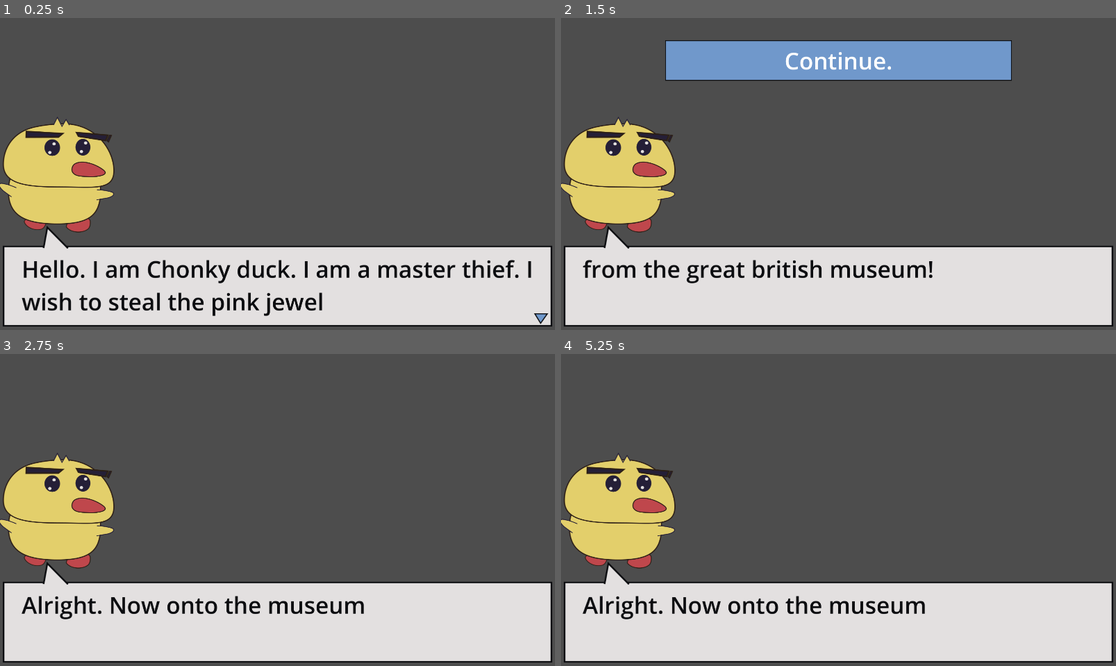
Above: before the commit, frames 1-4 (two rows, left to right).
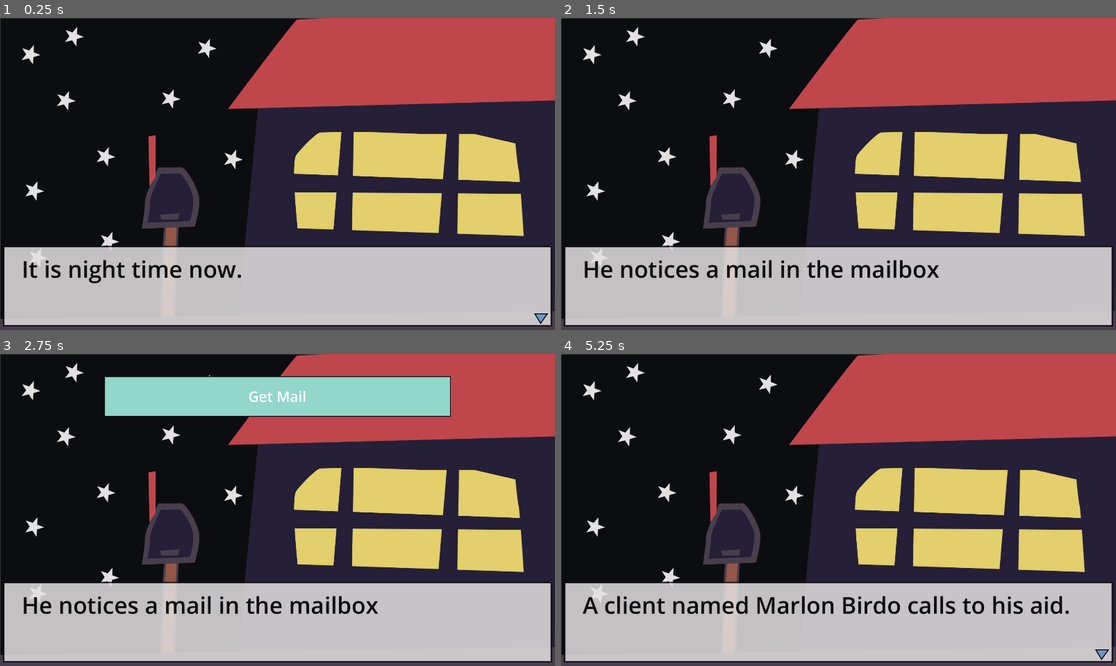
Above: after the commit, the same moments.

Repository: mathew-tran/chonkyduck2025
Game: Godot game, scene res://Scenes/Main.tscn
The game is run twice, just before and just after one commit, with the same random seed, the same clock (stepped at 60 frames per second) and the same inputs.
Inputs (mouse positions are in pixels of both pictures, inside the frame that each line leads up to):
- Up to frame 1 (0.25 s): no input
- Up to frame 2 (1.5 s): tap Enter at 0.5 s; move the mouse to (960, 158) at 0.52 s; press the mouse at (960, 158) at 0.53 s; tap Space at 1.25 s; move the mouse to (727, 189) at 1.27 s; release the mouse at (727, 189) at 1.28 s; click (727, 189) at 1.35 s
- Up to frame 3 (2.75 s): click (277, 397) at 2 s, where only the run before the commit has a clickable "Continue."
- Up to frame 4 (5.25 s): click (838, 397) at 2.75 s, where only the run after the commit has a clickable "Get Mail"; tap Enter at 3.5 s; move the mouse to (894, 441) at 3.52 s; press the mouse at (894, 441) at 3.53 s; release the mouse at (894, 441) at 4.25 s; click (838, 397) at 4.25 s, where only the run after the commit has a clickable "Read it."; tap Space at 5 s; move the mouse to (810, 572) at 5.02 s; click (810, 572) at 5.1 s

The runs differ from the first frame. In frame 1, 92% of the frame differs, in the area x 0-100%, y 0-97%; in frame 2, 92%; in frame 3, 93%; in frame 4, 93%, in the area x 0-100%, y 0-99%.

Commit message:
add content to the game, update script

Diff:
--- a/Content/DialogueData.gd
+++ b/Content/DialogueData.gd
@@ -4,7 +4,10 @@
 
 @export var bIsPlayer = false
 @export var SpeakerRef : SpeakerData
-@export var DialogueToSay = ""
+@export_multiline var DialogueToSay = ""
+
+@export var Background : Texture2D
+@export var ObjectOfInterest : Texture2D
 
 @export var Action1 : ActionData
 @export var Action2 : ActionData
--- a/Content/Dialogues/Act1/Act1Part1Dialogue.tres
+++ /dev/null
@@ -1,18 +0,0 @@
-[gd_resource type="Resource" script_class="DialogueData" load_steps=5 format=3 uid="uid://bkt1g0vxv3qnl"]
-
-[ext_resource type="Script" uid="uid://bqt4k86x2hw2v" path="res://Content/DialogueData.gd" id="1_3q6d3"]
-[ext_resource type="Resource" uid="uid://beaxua8y03nvg" path="res://Content/Dialogues/Act1/Act1Part1Dialogue2.tres" id="1_tcu5k"]
-[ext_resource type="Script" uid="uid://c7xkm80tcrsro" path="res://Content/ActionData.gd" id="2_7eug0"]
-
-[sub_resource type="Resource" id="Resource_2u8nd"]
-script = ExtResource("2_7eug0")
-ActionName = "Continue."
-DialogueRef = ExtResource("1_tcu5k")
-metadata/_custom_type_script = "uid://c7xkm80tcrsro"
-
-[resource]
-script = ExtResource("1_3q6d3")
-bIsPlayer = true
-DialogueToSay = "Hello. I am Chonky duck. I am a master thief. I wish to steal the pink jewel from the great british museum!"
-Action1 = SubResource("Resource_2u8nd")
-metadata/_custom_type_script = "uid://bqt4k86x2hw2v"
--- a/Content/Dialogues/Act1/Act1Part1Dialogue2.tres
+++ /dev/null
@@ -1,9 +0,0 @@
-[gd_resource type="Resource" script_class="DialogueData" load_steps=2 format=3 uid="uid://beaxua8y03nvg"]
-
-[ext_resource type="Script" uid="uid://bqt4k86x2hw2v" path="res://Content/DialogueData.gd" id="2_7hvit"]
-
-[resource]
-script = ExtResource("2_7hvit")
-bIsPlayer = true
-DialogueToSay = "Alright. Now onto the museum"
-metadata/_custom_type_script = "uid://bqt4k86x2hw2v"
--- /dev/null
+++ b/Content/Dialogues/Act1/Act1Part1DialoguePart1.tres
@@ -0,0 +1,22 @@
+[gd_resource type="Resource" script_class="DialogueData" load_steps=6 format=3 uid="uid://bkt1g0vxv3qnl"]
+
+[ext_resource type="Resource" uid="uid://b07vytj0lvw4k" path="res://Content/Dialogues/Act1/Act1Part1DialoguePart2GetMail.tres" id="1_wuj17"]
+[ext_resource type="Script" uid="uid://c7xkm80tcrsro" path="res://Content/ActionData.gd" id="2_p6gm5"]
+[ext_resource type="Texture2D" uid="uid://cunkfsmqgno7b" path="res://Art/Backgrounds/HouseAtNight.png" id="3_fs658"]
+[ext_resource type="Script" uid="uid://bqt4k86x2hw2v" path="res://Content/DialogueData.gd" id="4_hjwvv"]
+
+[sub_resource type="Resource" id="Resource_2u8nd"]
+script = ExtResource("2_p6gm5")
+ActionName = "Get Mail"
+DialogueRef = ExtResource("1_wuj17")
+metadata/_custom_type_script = "uid://c7xkm80tcrsro"
+
+[resource]
+script = ExtResource("4_hjwvv")
+bIsPlayer = false
+DialogueToSay = "It is night time now.
+Jack Feathers comes back to his home.
+He notices a mail in the mailbox"
+Background = ExtResource("3_fs658")
+Action1 = SubResource("Resource_2u8nd")
+metadata/_custom_type_script = "uid://bqt4k86x2hw2v"
--- /dev/null
+++ b/Content/Dialogues/Act1/Act1Part1DialoguePart2GetMail.tres
@@ -0,0 +1,22 @@
+[gd_resource type="Resource" script_class="DialogueData" load_steps=7 format=3 uid="uid://b07vytj0lvw4k"]
+
+[ext_resource type="Resource" uid="uid://c022xta6t7aox" path="res://Content/Dialogues/Act1/Act1Part1DialoguePart3ReadMail.tres" id="1_gphqd"]
+[ext_resource type="Script" uid="uid://c7xkm80tcrsro" path="res://Content/ActionData.gd" id="1_xi4jw"]
+[ext_resource type="Texture2D" uid="uid://cunkfsmqgno7b" path="res://Art/Backgrounds/HouseAtNight.png" id="2_gphqd"]
+[ext_resource type="Script" uid="uid://bqt4k86x2hw2v" path="res://Content/DialogueData.gd" id="3_nkeoi"]
+[ext_resource type="Texture2D" uid="uid://34hceqcyprr8" path="res://Art/Items/Files.png" id="4_nkeoi"]
+
+[sub_resource type="Resource" id="Resource_2u8nd"]
+script = ExtResource("1_xi4jw")
+ActionName = "Read it."
+DialogueRef = ExtResource("1_gphqd")
+metadata/_custom_type_script = "uid://c7xkm80tcrsro"
+
+[resource]
+script = ExtResource("3_nkeoi")
+bIsPlayer = true
+DialogueToSay = "What's this?"
+Background = ExtResource("2_gphqd")
+ObjectOfInterest = ExtResource("4_nkeoi")
+Action1 = SubResource("Resource_2u8nd")
+metadata/_custom_type_script = "uid://bqt4k86x2hw2v"
--- /dev/null
+++ b/Content/Dialogues/Act1/Act1Part1DialoguePart3ReadMail.tres
@@ -0,0 +1,25 @@
+[gd_resource type="Resource" script_class="DialogueData" load_steps=6 format=3 uid="uid://c022xta6t7aox"]
+
+[ext_resource type="Resource" uid="uid://buptvvg55js2" path="res://Content/Dialogues/Act1/Act1Part1DialoguePart4Continue.tres" id="1_iyfc0"]
+[ext_resource type="Script" uid="uid://c7xkm80tcrsro" path="res://Content/ActionData.gd" id="1_oc5kd"]
+[ext_resource type="Texture2D" uid="uid://cunkfsmqgno7b" path="res://Art/Backgrounds/HouseAtNight.png" id="2_iyfc0"]
+[ext_resource type="Script" uid="uid://bqt4k86x2hw2v" path="res://Content/DialogueData.gd" id="3_xnieb"]
+
+[sub_resource type="Resource" id="Resource_2u8nd"]
+script = ExtResource("1_oc5kd")
+ActionName = "Finish Reading."
+DialogueRef = ExtResource("1_iyfc0")
+metadata/_custom_type_script = "uid://c7xkm80tcrsro"
+
+[resource]
+script = ExtResource("3_xnieb")
+bIsPlayer = false
+DialogueToSay = "Jack Feathers begins to read the mail.
+A client named Marlon Birdo calls to his aid.
+There is an extremely rare gem called \"Eternal Youth\" that was previously owned by his family and is now on exhibit at the museum.
+Marlon Birdo is asking for Jack Feathers to help him.
+Marlon is providing a large sum of money. To return the gem. So much that Jack can't refuse.
+"
+Background = ExtResource("2_iyfc0")
+Action1 = SubResource("Resource_2u8nd")
+metadata/_custom_type_script = "uid://bqt4k86x2hw2v"
--- /dev/null
+++ b/Content/Dialogues/Act1/Act1Part1DialoguePart4Continue.tres
@@ -0,0 +1,22 @@
+[gd_resource type="Resource" script_class="DialogueData" load_steps=6 format=3 uid="uid://buptvvg55js2"]
+
+[ext_resource type="Script" uid="uid://c7xkm80tcrsro" path="res://Content/ActionData.gd" id="1_772lg"]
+[ext_resource type="Resource" uid="uid://b6lo503u33486" path="res://Content/Dialogues/Act2/Act2Part1DialoguePart1.tres" id="1_b3ken"]
+[ext_resource type="Texture2D" uid="uid://cunkfsmqgno7b" path="res://Art/Backgrounds/HouseAtNight.png" id="2_b3ken"]
+[ext_resource type="Script" uid="uid://bqt4k86x2hw2v" path="res://Content/DialogueData.gd" id="3_bsegi"]
+
+[sub_resource type="Resource" id="Resource_2u8nd"]
+script = ExtResource("1_772lg")
+ActionName = "Go to Sleep."
+DialogueRef = ExtResource("1_b3ken")
+metadata/_custom_type_script = "uid://c7xkm80tcrsro"
+
+[resource]
+script = ExtResource("3_bsegi")
+bIsPlayer = true
+DialogueToSay = "Well, I guess I'll be checking out the
+Robertsonian National Museum of History tommorow.
+This should be easy. Just need to case the place, then do the deed!"
+Background = ExtResource("2_b3ken")
+Action1 = SubResource("Resource_2u8nd")
+metadata/_custom_type_script = "uid://bqt4k86x2hw2v"
--- /dev/null
+++ b/Content/Dialogues/Act2/Act2Part1DialoguePart1.tres
@@ -0,0 +1,22 @@
+[gd_resource type="Resource" script_class="DialogueData" load_steps=6 format=3 uid="uid://b6lo503u33486"]
+
+[ext_resource type="Script" uid="uid://bqt4k86x2hw2v" path="res://Content/DialogueData.gd" id="1_ln04a"]
+[ext_resource type="Script" uid="uid://c7xkm80tcrsro" path="res://Content/ActionData.gd" id="1_rmraw"]
+[ext_resource type="Texture2D" uid="uid://bi68jf8ih6f4u" path="res://Art/Backgrounds/MuseumFront.png" id="1_v1oo3"]
+[ext_resource type="Resource" uid="uid://7ce7h0kv1kfy" path="res://Content/Dialogues/Act2/Act2Part1DialoguePart2.tres" id="1_yvgy7"]
+
+[sub_resource type="Resource" id="Resource_yvgy7"]
+script = ExtResource("1_rmraw")
+ActionName = "Talk to Clerk"
+DialogueRef = ExtResource("1_yvgy7")
+metadata/_custom_type_script = "uid://c7xkm80tcrsro"
+
+[resource]
+script = ExtResource("1_ln04a")
+bIsPlayer = false
+DialogueToSay = "It is early morning.
+Jack Feathers enters the Robertsonian National Museum of History.
+He sees a clerk at the desk and moves forward."
+Background = ExtResource("1_v1oo3")
+Action1 = SubResource("Resource_yvgy7")
+metadata/_custom_type_script = "uid://bqt4k86x2hw2v"
--- /dev/null
+++ b/Content/Dialogues/Act2/Act2Part1DialoguePart2.tres
@@ -0,0 +1,31 @@
+[gd_resource type="Resource" script_class="DialogueData" load_steps=9 format=3 uid="uid://7ce7h0kv1kfy"]
+
+[ext_resource type="Script" uid="uid://c7xkm80tcrsro" path="res://Content/ActionData.gd" id="1_qe4tg"]
+[ext_resource type="Resource" uid="uid://dptqgrwi6qyb5" path="res://Content/Dialogues/Act2/Act2Part1DialoguePart2a.tres" id="1_yrpvp"]
+[ext_resource type="Texture2D" uid="uid://bi68jf8ih6f4u" path="res://Art/Backgrounds/MuseumFront.png" id="2_cqjc4"]
+[ext_resource type="Script" uid="uid://bqt4k86x2hw2v" path="res://Content/DialogueData.gd" id="3_81ob6"]
+[ext_resource type="Resource" uid="uid://bftlgdtjcykj" path="res://Content/Speakers/SpeakerOlivia.tres" id="3_cqjc4"]
+[ext_resource type="Resource" uid="uid://b44f5y0u5qkf4" path="res://Content/Dialogues/Act2/Act2Part1DialoguePart2b.tres" id="3_t3232"]
+
+[sub_resource type="Resource" id="Resource_yvgy7"]
+script = ExtResource("1_qe4tg")
+ActionName = "Yes"
+DialogueRef = ExtResource("1_yrpvp")
+metadata/_custom_type_script = "uid://c7xkm80tcrsro"
+
+[sub_resource type="Resource" id="Resource_bg2sk"]
+script = ExtResource("1_qe4tg")
+ActionName = "Can you tell me more about the diamond?"
+DialogueRef = ExtResource("3_t3232")
+metadata/_custom_type_script = "uid://c7xkm80tcrsro"
+
+[resource]
+script = ExtResource("3_81ob6")
+bIsPlayer = false
+SpeakerRef = ExtResource("3_cqjc4")
+DialogueToSay = "Hello there! Welcome to the Robertsonian National Museum of History!
+Have you come to see this magnificent pink diamond called \"Eternal Youth\"? Everyone has been coming to see it!"
+Background = ExtResource("2_cqjc4")
+Action1 = SubResource("Resource_yvgy7")
+Action2 = SubResource("Resource_bg2sk")
+metadata/_custom_type_script = "uid://bqt4k86x2hw2v"
--- /dev/null
+++ b/Content/Dialogues/Act2/Act2Part1DialoguePart2a.tres
@@ -0,0 +1,21 @@
+[gd_resource type="Resource" script_class="DialogueData" load_steps=6 format=3 uid="uid://dptqgrwi6qyb5"]
+
+[ext_resource type="Script" uid="uid://c7xkm80tcrsro" path="res://Content/ActionData.gd" id="1_31518"]
+[ext_resource type="Texture2D" uid="uid://bi68jf8ih6f4u" path="res://Art/Backgrounds/MuseumFront.png" id="2_miesg"]
+[ext_resource type="Resource" uid="uid://bftlgdtjcykj" path="res://Content/Speakers/SpeakerOlivia.tres" id="3_vp1e2"]
+[ext_resource type="Script" uid="uid://bqt4k86x2hw2v" path="res://Content/DialogueData.gd" id="4_7okyh"]
+
+[sub_resource type="Resource" id="Resource_yvgy7"]
+script = ExtResource("1_31518")
+ActionName = "Name"
+metadata/_custom_type_script = "uid://c7xkm80tcrsro"
+
+[resource]
+script = ExtResource("4_7okyh")
+bIsPlayer = false
+SpeakerRef = ExtResource("3_vp1e2")
+DialogueToSay = "Well, come on in! It's early in the morning, so there won't be many people around.
+It'll be a good time to just see it without the noise of the crowd and people bumping into each other!"
+Background = ExtResource("2_miesg")
+Action1 = SubResource("Resource_yvgy7")
+metadata/_custom_type_script = "uid://bqt4k86x2hw2v"
--- /dev/null
+++ b/Content/Dialogues/Act2/Act2Part1DialoguePart2b.tres
@@ -0,0 +1,27 @@
+[gd_resource type="Resource" script_class="DialogueData" load_steps=6 format=3 uid="uid://b44f5y0u5qkf4"]
+
+[ext_resource type="Script" uid="uid://c7xkm80tcrsro" path="res://Content/ActionData.gd" id="1_md1we"]
+[ext_resource type="Texture2D" uid="uid://bi68jf8ih6f4u" path="res://Art/Backgrounds/MuseumFront.png" id="2_qnsjq"]
+[ext_resource type="Resource" uid="uid://bftlgdtjcykj" path="res://Content/Speakers/SpeakerOlivia.tres" id="3_jlaih"]
+[ext_resource type="Script" uid="uid://bqt4k86x2hw2v" path="res://Content/DialogueData.gd" id="4_18wr6"]
+
+[sub_resource type="Resource" id="Resource_yvgy7"]
+script = ExtResource("1_md1we")
+ActionName = "Name"
+metadata/_custom_type_script = "uid://c7xkm80tcrsro"
+
+[resource]
+script = ExtResource("4_18wr6")
+bIsPlayer = false
+SpeakerRef = ExtResource("3_jlaih")
+DialogueToSay = "Ah, yes. So the diamond seems to have been donated by a local philanthropist.
+He does not wish to be named. And we have lost contact with him some time ago.
+Other than that. Things to know, things to know..
+Oh! So the diamond weighs in about 1.6 pounds and is said to be more valuable than the Cullinan I Diamond.
+For context the Cullinan I Diamond costs about 150 million dollars! And was said to be given to Edward VII of England.
+I speak alot of the Cullinan I Diamond, but I actually don't know much of the origin of \"Eternal Youth\", it has been rated and confirmed by a gemologist to be of great value.
+Anyways. I speak too much. You should see it for yourself.
+Have a great day!"
+Background = ExtResource("2_qnsjq")
+Action1 = SubResource("Resource_yvgy7")
+metadata/_custom_type_script = "uid://bqt4k86x2hw2v"
--- a/Content/Speakers/SpeakerDuck.tres
+++ b/Content/Speakers/SpeakerDuck.tres
@@ -5,6 +5,6 @@
 
 [resource]
 script = ExtResource("1_yiv35")
-SpeakerName = "Chonky Duck"
+SpeakerName = "Jack Feathers"
 SpeakerImage = ExtResource("1_7yqoe")
 metadata/_custom_type_script = "uid://cksqek8ep10yn"
--- /dev/null
+++ b/Content/Speakers/SpeakerOlivia.tres
@@ -0,0 +1,10 @@
+[gd_resource type="Resource" script_class="SpeakerData" load_steps=3 format=3 uid="uid://bftlgdtjcykj"]
+
+[ext_resource type="Texture2D" uid="uid://y2t7vnfmktt" path="res://Art/Characters/Olivia/OliviaIdle.png" id="1_cufj6"]
+[ext_resource type="Script" uid="uid://cksqek8ep10yn" path="res://Content/SpeakerData.gd" id="2_h3u11"]
+
+[resource]
+script = ExtResource("2_h3u11")
+SpeakerName = "Olivia (Receptionist)"
+SpeakerImage = ExtResource("1_cufj6")
+metadata/_custom_type_script = "uid://cksqek8ep10yn"
--- a/Prefabs/ActionButton.tscn
+++ b/Prefabs/ActionButton.tscn
@@ -18,9 +18,10 @@
 anchor_bottom = 1.0
 grow_horizontal = 2
 grow_vertical = 2
-theme_override_font_sizes/font_size = 80
-text = "asdasd"
+theme_override_font_sizes/font_size = 50
+text = "Can you tell me more about the diamond?"
 horizontal_alignment = 1
 vertical_alignment = 1
+autowrap_mode = 2
 
 [connection signal="button_up" from="." to="." method="_on_button_up"]
--- a/Prefabs/DialogueUI.tscn
+++ b/Prefabs/DialogueUI.tscn
@@ -1,11 +1,20 @@
-[gd_scene load_steps=7 format=3 uid="uid://dch1prjihqcvg"]
+[gd_scene load_steps=8 format=3 uid="uid://dch1prjihqcvg"]
 
 [ext_resource type="Texture2D" uid="uid://b1xfegtp5u3vk" path="res://Art/Characters/ChonkyDuck/ChonkyDuckIdle.png" id="1_g1g66"]
 [ext_resource type="Script" uid="uid://b7os0s3jqls0q" path="res://Scripts/DialogueUI.gd" id="1_rrf6a"]
+[ext_resource type="Texture2D" uid="uid://34hceqcyprr8" path="res://Art/Items/Files.png" id="2_opq0f"]
 [ext_resource type="Texture2D" uid="uid://dmdou6d66gdmw" path="res://Art/Characters/SecurityLead/SecurityLeadIdle.png" id="2_rrf6a"]
 [ext_resource type="Texture2D" uid="uid://bxcl8ri5abn0d" path="res://Art/UI/DialogueBo.png" id="3_opq0f"]
-[ext_resource type="Texture2D" uid="uid://bi8dotweq366s" path="res://Art/UI/DialogueSpeakArrow.png" id="4_lwf1i"]
 [ext_resource type="Texture2D" uid="uid://b4pqt0f4siswm" path="res://Art/UI/DialogueContinueArrow.png" id="6_opq0f"]
+
+[sub_resource type="StyleBoxFlat" id="StyleBoxFlat_rrf6a"]
+content_margin_left = 10.0
+content_margin_top = 10.0
+content_margin_right = 10.0
+content_margin_bottom = 10.0
+bg_color = Color(0.0470588, 0.0509804, 0.0627451, 1)
+expand_margin_left = 2.0
+expand_margin_top = 2.0
 
 [node name="Dialogue" type="Control" groups=["DialogueUI"]]
 layout_mode = 3
@@ -15,6 +24,30 @@
 grow_horizontal = 2
 grow_vertical = 2
 script = ExtResource("1_rrf6a")
+
+[node name="Background" type="TextureRect" parent="."]
+custom_minimum_size = Vector2(1920, 1080)
+layout_mode = 0
+offset_right = 1920.0
+offset_bottom = 1080.0
+
+[node name="ObjectOfInterest" type="TextureRect" parent="."]
+custom_minimum_size = Vector2(200, 200)
+layout_mode = 1
+anchors_preset = 8
+anchor_left = 0.5
+anchor_top = 0.5
+anchor_right = 0.5
+anchor_bottom = 0.5
+offset_left = -100.0
+offset_top = -393.5
+offset_right = 100.0
+offset_bottom = 393.5
+grow_horizontal = 2
+grow_vertical = 2
+texture = ExtResource("2_opq0f")
+expand_mode = 4
+stretch_mode = 5
 
 [node name="LeftPortrait" type="TextureRect" parent="."]
 layout_mode = 0
@@ -33,6 +66,7 @@
 texture = ExtResource("2_rrf6a")
 
 [node name="DialogueBox" type="TextureRect" parent="."]
+modulate = Color(1, 1, 1, 0.85098)
 layout_mode = 1
 anchors_preset = 7
 anchor_left = 0.5
@@ -46,23 +80,6 @@
 grow_horizontal = 2
 grow_vertical = 0
 texture = ExtResource("3_opq0f")
-
-[node name="LeftArrow" type="TextureRect" parent="DialogueBox"]
-layout_mode = 0
-offset_left = 138.0
-offset_top = -69.0
-offset_right = 227.0
-offset_bottom = 11.0
-texture = ExtResource("4_lwf1i")
-
-[node name="RightArrow" type="TextureRect" parent="DialogueBox"]
-layout_mode = 0
-offset_left = 1642.0
-offset_top = -71.0
-offset_right = 1731.0
-offset_bottom = 9.0
-texture = ExtResource("4_lwf1i")
-flip_h = true
 
 [node name="Label" type="Label" parent="."]
 modulate = Color(0.0470588, 0.0509804, 0.0627451, 1)
@@ -92,3 +109,31 @@
 offset_bottom = -508.0
 grow_horizontal = 2
 grow_vertical = 2
+
+[node name="LeftOwner" type="Label" parent="."]
+layout_mode = 0
+offset_left = 40.0
+offset_top = 695.0
+offset_right = 465.0
+offset_bottom = 818.0
+theme_override_font_sizes/font_size = 60
+theme_override_styles/normal = SubResource("StyleBoxFlat_rrf6a")
+text = "Jack Feathers"
+horizontal_alignment = 1
+vertical_alignment = 1
+
+[node name="RightOwner" type="Label" parent="."]
+custom_minimum_size = Vector2(300, 150)
+layout_mode = 0
+offset_left = 1570.0
+offset_top = 646.0
+offset_right = 1870.0
+offset_bottom = 796.0
+theme_override_font_sizes/font_size = 40
+theme_override_styles/normal = SubResource("StyleBoxFlat_rrf6a")
+text = "Olivia
+Receptionist"
+horizontal_alignment = 1
+vertical_alignment = 1
+autowrap_mode = 2
+text_direction = 1
--- a/Scripts/DialogueUI.gd
+++ b/Scripts/DialogueUI.gd
@@ -18,33 +18,44 @@
 
 func _ready() -> void:
 	print(len($Label.text))
-	InjectDialogue(load("res://Content/Dialogues/Act1/Act1Part1Dialogue.tres"))
+	InjectDialogue(load("res://Content/Dialogues/Act1/Act1Part1DialoguePart1.tres"))
 
 func InjectDialogue(dialogue : DialogueData):
+	$ObjectOfInterest.texture = dialogue.ObjectOfInterest
 	ClearActions()
+	if dialogue.Background:
+		$Background.texture = dialogue.Background
 	CurrentState = STATE.SHOW_DIALOGUE
 	DialogueRef = dialogue
 	QueueText(dialogue.DialogueToSay)
-	$DialogueBox/LeftArrow.visible = false
-	$DialogueBox/RightArrow.visible = false
+	$LeftOwner.visible = false
+	$RightOwner.visible = false
 	$RightPortrait.visible = false
 	$LeftPortrait.visible = false
 
 	if dialogue.bIsPlayer:
 		$LeftPortrait.texture = dialogue.GetSpeakerRef().SpeakerImage
 		$LeftPortrait.visible = true
-		$DialogueBox/LeftArrow.visible = true
+		$LeftOwner.text = dialogue.GetSpeakerRef().SpeakerName
+		$LeftOwner.visible = true
 	else:
-		$RightPortrait.texture = dialogue.GetSpeakerRef().SpeakerImage
-		$RightPortrait.visible = true
-		$DialogueBox/RightArrow.visible = true
+		if dialogue.SpeakerRef:
+			$RightPortrait.texture = dialogue.GetSpeakerRef().SpeakerImage
+			$RightPortrait.visible = true
+			$RightOwner.text = dialogue.GetSpeakerRef().SpeakerName
+			$RightOwner.visible = true
 
 
 
 
 func QueueText(newText):
 	TextToShow.clear()
-	var textLeft = Array(newText.split(" "))
+	newText = newText.strip_edges()
+	var textInSentences = Array(newText.split("\n"))
+	var textLeft = []
+	for textInSentence in textInSentences:
+		textLeft.append_array(textInSentence.split(" "))
+		textLeft.append("<br>")
 
 	while len(textLeft) != 0:
 		var textToAdd = ""
@@ -52,8 +63,14 @@
 			var constructedString = textLeft[0] + textToAdd
 			if len(constructedString) > DialogueBoxTextLimit:
 				break
-			textToAdd += textLeft.pop_front() + " "
-		TextToShow.append(textToAdd)
+			var currentText = textLeft.pop_front()
+			if currentText == "<br>":
+				break
+			else:
+				textToAdd += currentText + " "
+		textToAdd = textToAdd.strip_edges()
+		if len(textToAdd) > 0:
+			TextToShow.append(textToAdd)
 	print(TextToShow)
 	ShowNextText()
 
Binary file added: Art/Backgrounds/HouseAtNight.png
Not shown, added: Art/Backgrounds/HouseAtNight.png.import
Binary file added: Art/Backgrounds/MuseumDiamond.png
Binary file added: Art/Backgrounds/MuseumFront.png
Not shown, added: Art/Backgrounds/MuseumFront.png.import
Binary file added: Art/Characters/Olivia/OliviaIdle.png
Not shown, added: Art/Characters/Olivia/OliviaIdle.png.import
Binary file added: Art/Items/Files.png
Not shown, added: Art/Items/Files.png.import
Not shown, added: StoryScript/Script.txt
